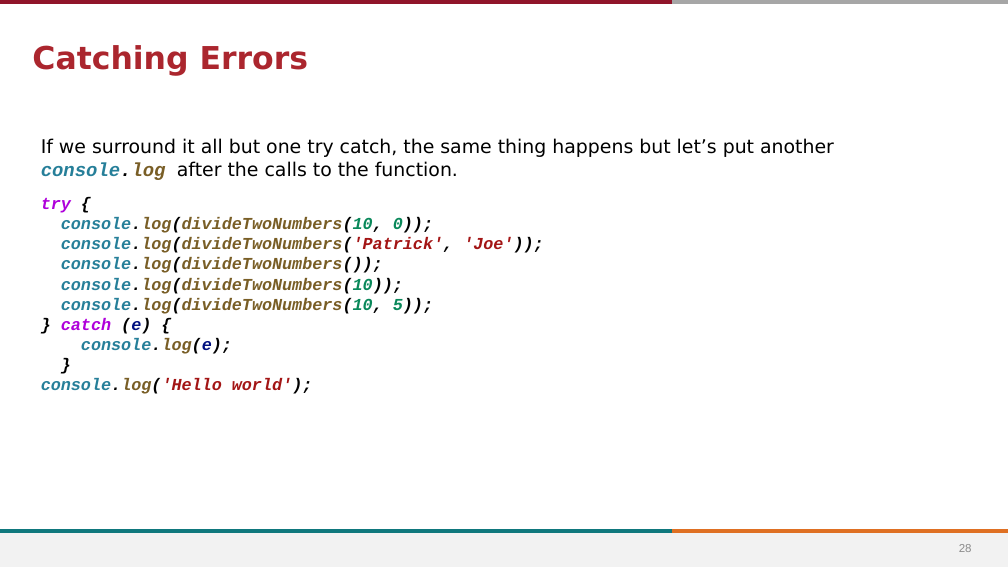
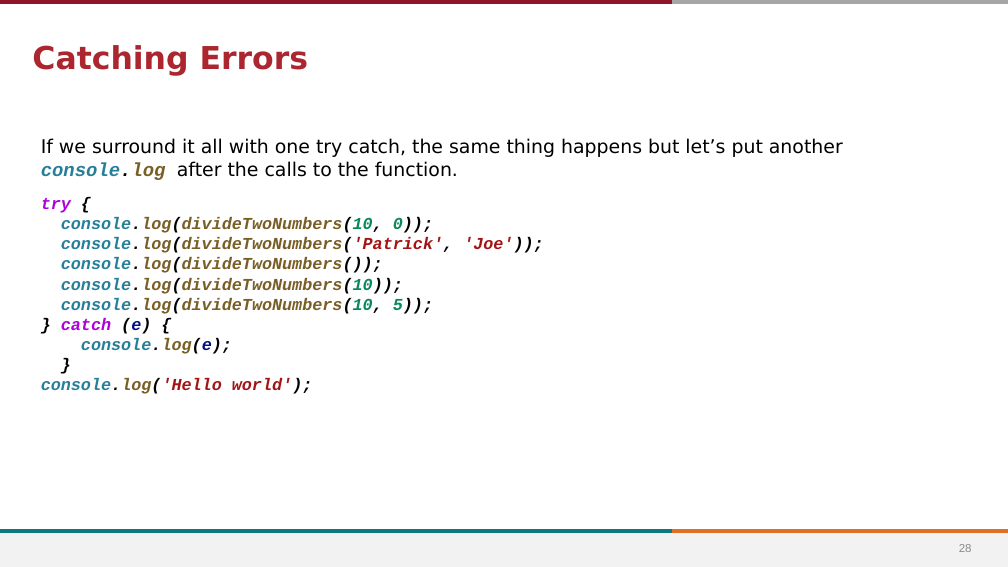
Before and after one commit to stevens-cs546-cs554/CS-546, a slide deck: slide 28 of lecture_02/Modules and Applications.pptx. Drawn at 1008x567 pixels with LibreOffice and Linux fonts; fonts in the diff are those of the drawing; background and template pictures are left out. Boxes give left, top, right and bottom in pixels: in the first picture for what was removed or moved away, otherwise in the second. Text is boxed around its words. In the diff, an @@ line names an element or a change of style, - is before the commit and + after.

Commit message:
added lecture 2 slides and some other changes

```diff
--- a/lecture_02/Modules and Applications.pptx
+++ b/lecture_02/Modules and Applications.pptx
@@ text at (41,138,843,180): text changed @@
-If we surround it all but one try catch, the same thing happens but let’s put another console.log after the calls to the function.
+If we surround it all with one try catch, the same thing happens but let’s put another console.log after the calls to the function.
```
Also in this commit, not shown: 2 other files.
